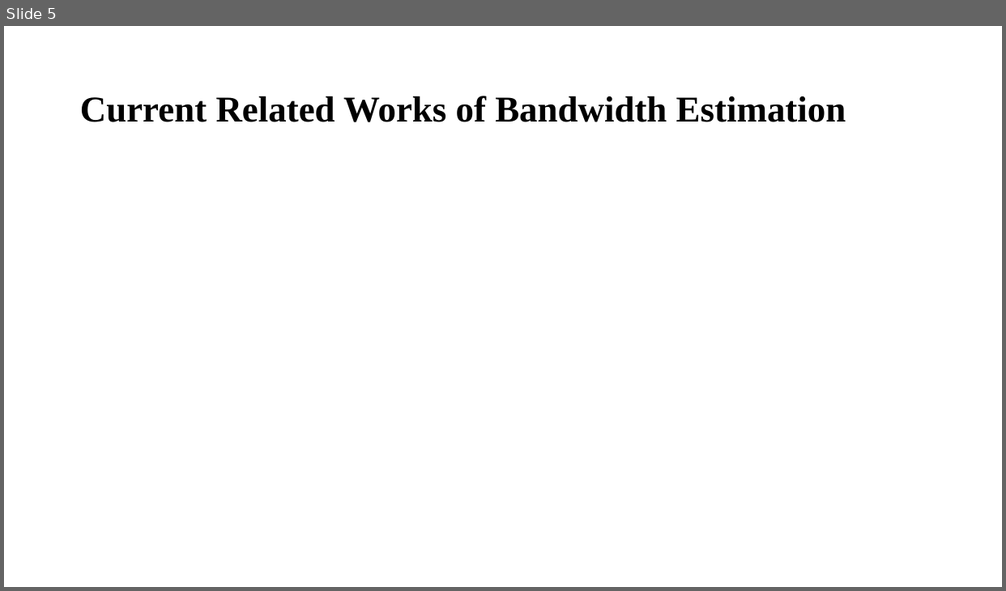
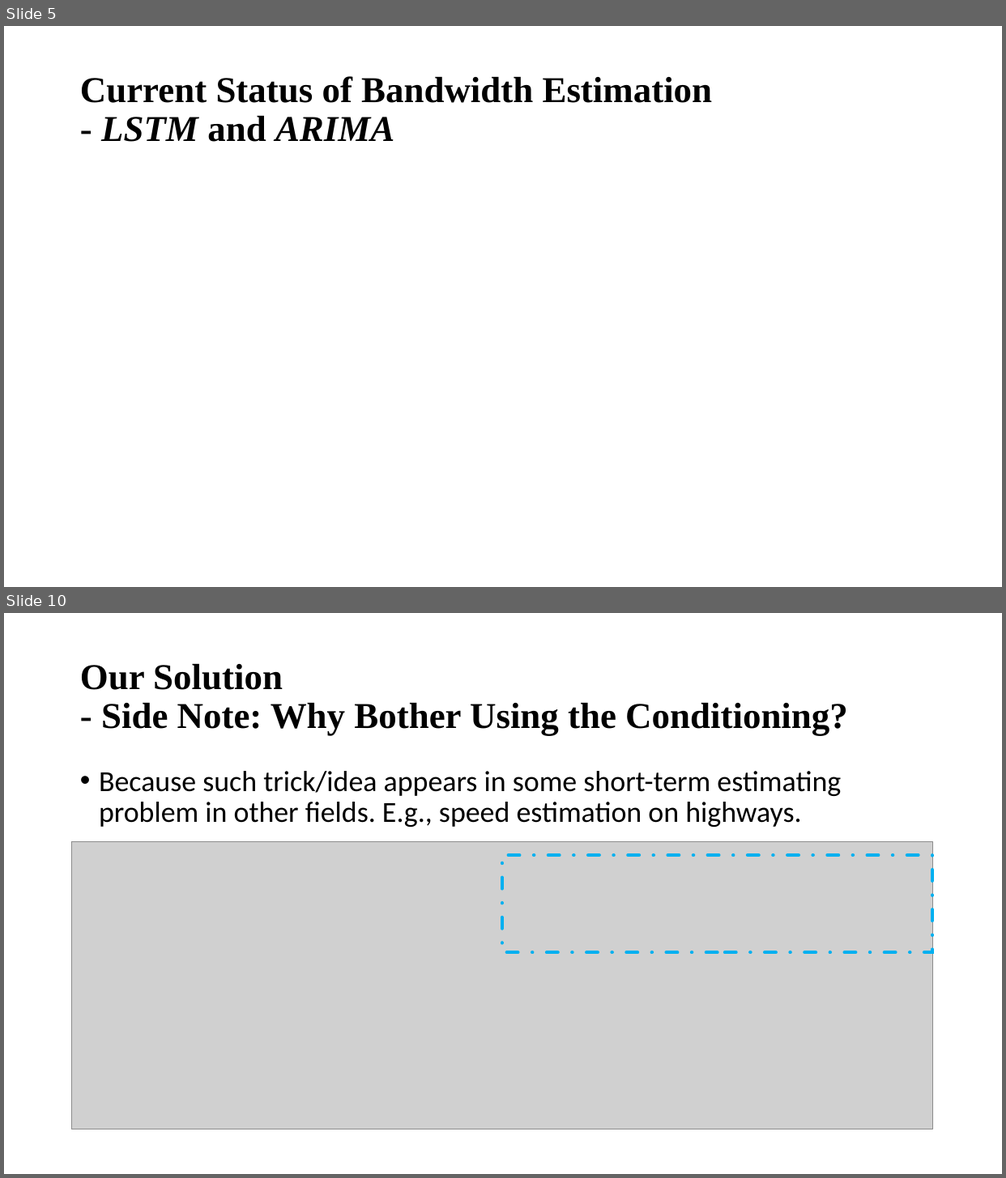
Before and after one commit to williamzheng0711/online-cdf-streaming, a slide deck: ESTR4999_Notes/ESTR4999_Presentation.pptx. Shown one above the other, each under a label of ours: slide 5 before the commit, slides 5 and 10 after it; the slides between them are not shown. The pictures are 1006x591 and 1006x1178 pixels, drawn with LibreOffice and Linux fonts; fonts in the diff are those of the drawing; grey boxes stand for pictures. Boxes give left, top, right and bottom in pixels: in the first picture for what was removed or moved away, otherwise in the second. Text is boxed around its words. In the diff, an @@ line names an element or a change of style, - is before the commit and + after.

```diff
--- a/ESTR4999_Notes/ESTR4999_Presentation.pptx
+++ b/ESTR4999_Notes/ESTR4999_Presentation.pptx
@@ slide 10 added at [4, 613, 1002, 1174], background #FFFFFF @@
@@ title added at [80, 663, 848, 736], 35 pt, text #000000, bold @@
+Our Solution
+- Side Note: Why Bother Using the Conditioning?
@@ text added at [99, 771, 841, 827], 28 pt, text #000000 @@
+• Because such trick/idea appears in some short-term estimating problem in other fields. E.g., speed estimation on highways.
@@ picture added at [71, 842, 932, 1130] @@
@@ rectangle added at [502, 855, 932, 953], outline #00B0F0 3.5 pt dashed @@
@@ slide 5 changed as well @@
@@ title at [80, 76, 713, 142]: text changed @@
-Current Related Works of Bandwidth Estimation
+Current Status of Bandwidth Estimation
+- LSTM and ARIMA
```
Also in this commit, not shown: 5 other slides changed, 9 other slides added, 2 slides removed, 4 other files.
